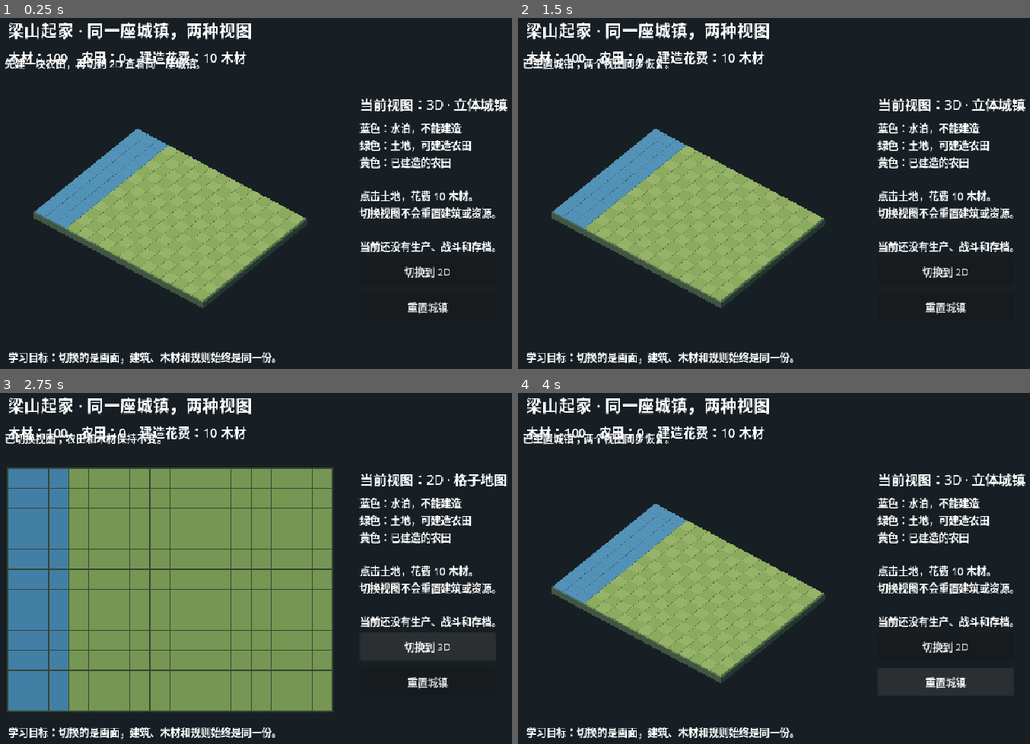
Above: before the commit, frames 1-4 (two rows, left to right).
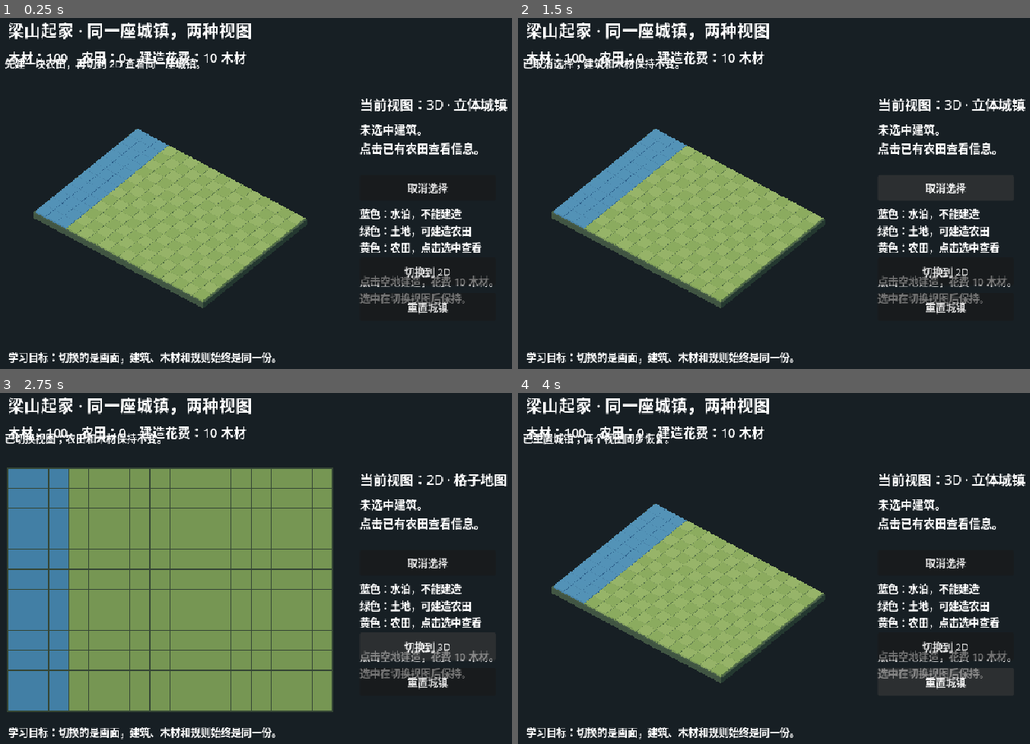
Above: after the commit, the same moments.

Repository: enotx/suiko
Game: Godot game, scene res://scenes/main/main.tscn
The game is run twice, just before and just after one commit, with the same random seed, the same clock (stepped at 60 frames per second) and the same inputs.
Inputs (mouse positions are in pixels of both pictures, inside the frame that each line leads up to):
- Up to frame 1 (0.25 s): no input
- Up to frame 2 (1.5 s): click "重置城镇" at 0.5 s; click (948, 186) at 1.25 s, where only the run after the commit has a clickable "取消选择"
- Up to frame 3 (2.75 s): click "切换到 2D" at 2 s
- Up to frame 4 (4 s): click "切换到 3D" at 2.75 s; click "重置城镇" at 3.5 s

The runs differ from the first frame. In frame 1, 4.2% of the frame differs, in the area x 70-97%, y 29-82%; in frame 2, 4.7%, in the area x 2-97%, y 11-82%; in frame 3, 4.2%; in frame 4, 4.2%.

Commit message:
feat(P02): select farms with shared info panel and dual-view highlight
点击已有农田改为选中并在右栏显示名称/坐标/状态，点空地建造后自动选中新农田；
新增取消选择按钮；2D 描边与 3D 悬浮高亮板共用 Main 中的格子身份，
高亮不参与射线拾取；切换视图保留选择，重置与取消均清除。
集成测试新增选择流程断言，无头检查全部通过。

Diff:
--- a/core/town_state.gd
+++ b/core/town_state.gd
@@ -6,9 +6,15 @@
 const HEIGHT: int = 12
 const BUILD_COST: int = 10
 const STARTING_WOOD: int = 100
+const INVALID_CELL: Vector2i = Vector2i(-1, -1)
+const BUILDING_NAMES: Dictionary = { "farm": "农田" }
 
 var wood: int = STARTING_WOOD
 var buildings: Dictionary = {}
+
+
+func building_name(cell: Vector2i) -> String:
+    return BUILDING_NAMES.get(buildings.get(cell, ""), "未知建筑")
 
 
 func is_inside(cell: Vector2i) -> bool:
--- a/scenes/main/main.gd
+++ b/scenes/main/main.gd
@@ -5,6 +5,7 @@
 const TownStateScript = preload("res://core/town_state.gd")
 var town: TownState = TownStateScript.new()
 var showing_3d: bool = true
+var selected_cell: Vector2i = TownState.INVALID_CELL
 
 @onready var map_area: Control = $MapArea
 @onready var map_2d = $MapArea/Map2D
@@ -16,6 +17,8 @@
 @onready var view_label: Label = $UI/ViewLabel
 @onready var reset_button: Button = $UI/ResetButton
 @onready var view_button: Button = $UI/ViewButton
+@onready var selection_label: Label = $UI/SelectionPanel
+@onready var deselect_button: Button = $UI/DeselectButton
 
 
 func _ready() -> void:
@@ -25,8 +28,10 @@
 	map_area.gui_input.connect(_on_map_input)
 	reset_button.pressed.connect(_reset_town)
 	view_button.pressed.connect(_toggle_view)
-	$UI/Instructions.text = "蓝色：水泊，不能建造\n绿色：土地，可建造农田\n黄色：已建造的农田\n\n点击土地，花费 %d 木材。\n切换视图不会重置建筑或资源。\n\n当前还没有生产、战斗和存档。" % TownState.BUILD_COST
+	deselect_button.pressed.connect(_deselect_cell)
+	$UI/Instructions.text = "蓝色：水泊，不能建造\n绿色：土地，可建造农田\n黄色：农田，点击选中查看\n\n点击空地建造，花费 %d 木材。\n选中在切换视图后保持。" % TownState.BUILD_COST
 	_apply_view()
+	_select_cell(TownState.INVALID_CELL)
 	_refresh_ui("先建一块农田，再切到 2D 查看同一座城镇。")
 
 
@@ -38,11 +43,40 @@
 				cell = map_3d.cell_at_position(event.position)
 			else:
 				cell = map_2d.cell_at_position(event.position)
-			var message := town.try_build(cell)
+			var message: String
+			if town.buildings.has(cell):
+				message = "已选中 %s (%d, %d)。" % [town.building_name(cell), cell.x, cell.y]
+				_select_cell(cell)
+			else:
+				message = town.try_build(cell)
+				if town.buildings.has(cell):
+					# 临时交互约定：建造成功后自动选中新农田，方便立即查看信息。
+					message += " 已自动选中。"
+					_select_cell(cell)
 			map_2d.refresh()
 			map_3d.refresh()
 			_refresh_ui(message)
 			map_area.accept_event()
+
+
+func _select_cell(cell: Vector2i) -> void:
+	# 选中身份是格子坐标，不引用任何视图里的模型节点。
+	selected_cell = cell
+	map_2d.selected_cell = cell
+	map_2d.refresh()
+	map_3d.selected_cell = cell
+	map_3d.refresh()
+	if town.buildings.has(cell):
+		selection_label.text = "选中：%s\n位置：(%d, %d)\n状态：已建成，暂无工作者" % [
+			town.building_name(cell), cell.x, cell.y
+		]
+	else:
+		selection_label.text = "未选中建筑。\n点击已有农田查看信息。"
+
+
+func _deselect_cell() -> void:
+	_select_cell(TownState.INVALID_CELL)
+	_refresh_ui("已取消选择；建筑和木材保持不变。")
 
 
 func _toggle_view() -> void:
@@ -63,8 +97,8 @@
 
 func _reset_town() -> void:
 	town.reset()
-	map_2d.refresh()
-	map_3d.refresh()
+	# 重置必须清除选择，面板不能再引用已被清空的建筑格。
+	_select_cell(TownState.INVALID_CELL)
 	_refresh_ui("已重置城镇；两个视图同步恢复。")
 
 
--- a/scenes/main/main.tscn
+++ b/scenes/main/main.tscn
@@ -59,17 +59,29 @@
 
 [node name="Instructions" type="Label" parent="UI" unique_id=408713511]
 offset_left = 595.0
-offset_top = 183.0
-offset_right = 925.0
-offset_bottom = 385.0
+offset_top = 318.0
+offset_right = 930.0
+offset_bottom = 398.0
 text = "蓝色：水泊，不能建造
 绿色：土地，可建造农田
-黄色：已建造的农田
+黄色：农田，点击选中查看
 
-点击土地，花费 10 木材。
-切换视图不会重置建筑或资源。
+点击空地建造，花费 10 木材。
+选中在切换视图后保持。"
 
-当前还没有生产、战斗和存档。"
+[node name="SelectionPanel" type="Label" parent="UI"]
+offset_left = 595.0
+offset_top = 184.0
+offset_right = 930.0
+offset_bottom = 262.0
+theme_override_font_sizes/font_size = 18
+
+[node name="DeselectButton" type="Button" parent="UI"]
+offset_left = 595.0
+offset_top = 270.0
+offset_right = 810.0
+offset_bottom = 310.0
+text = "取消选择"
 
 [node name="ResetButton" type="Button" parent="UI" unique_id=817386219]
 offset_left = 595.0
--- a/scenes/town/map_view.gd
+++ b/scenes/town/map_view.gd
@@ -3,6 +3,7 @@
 
 const CELL_SIZE: int = 32
 var town: TownState
+var selected_cell: Vector2i = TownState.INVALID_CELL
 
 
 func setup(state: TownState) -> void:
@@ -38,3 +39,6 @@
                 for row in range(3):
                     var start := rect.position + Vector2(9, 10 + row * 6)
                     draw_line(start, start + Vector2(14, 0), Color("896441"), 2.0)
+    if town.buildings.has(selected_cell):
+        var highlight := Rect2(Vector2(selected_cell) * CELL_SIZE, Vector2.ONE * CELL_SIZE)
+        draw_rect(highlight.grow(-2.0), Color("ffd75e"), false, 4.0)
--- a/scenes/town/map_view_3d.gd
+++ b/scenes/town/map_view_3d.gd
@@ -6,6 +6,8 @@
 var town: TownState
 var pick_boxes: Array[Dictionary] = []
 var terrain_pick_count: int = 0
+var selected_cell: Vector2i = TownState.INVALID_CELL
+var selection_mark: MeshInstance3D
 
 @onready var terrain: Node3D = $Terrain
 @onready var farms: Node3D = $Farms
@@ -16,6 +18,7 @@
     town = state
     camera.look_at(Vector3(8.0, 0.0, 6.0))
     _create_terrain()
+    _create_selection_mark()
     refresh()
 
 
@@ -57,6 +60,29 @@
     terrain_pick_count = pick_boxes.size()
 
 
+func _create_selection_mark() -> void:
+    # 选中高亮是独立悬浮薄板：不进入 pick_boxes，不会改变点击拾取结果。
+    var mesh := BoxMesh.new()
+    mesh.size = Vector3(0.9, 0.02, 0.9)
+    selection_mark = MeshInstance3D.new()
+    selection_mark.mesh = mesh
+    var material := StandardMaterial3D.new()
+    material.albedo_color = Color(1.0, 0.84, 0.35, 0.6)
+    material.transparency = BaseMaterial3D.TRANSPARENCY_ALPHA
+    selection_mark.material_override = material
+    selection_mark.visible = false
+    add_child(selection_mark)
+
+
+func _update_selection_mark() -> void:
+    if town != null and town.buildings.has(selected_cell):
+        # 悬浮在农田屋顶上方，避免与地块或小屋穿插。
+        selection_mark.position = Vector3(selected_cell.x + 0.5, 0.6, selected_cell.y + 0.5)
+        selection_mark.visible = true
+    else:
+        selection_mark.visible = false
+
+
 func refresh() -> void:
     # 原型最多十座农田，先采用简单重建，避免引入同步缓存。
     for child in farms.get_children():
@@ -75,6 +101,7 @@
                 Vector3(0.42, 0.08, 0.065), crop, cell)
         _box(farms, origin + Vector3(0.73, 0.29, 0.68), Vector3(0.24, 0.36, 0.28), wall, cell)
         _box(farms, origin + Vector3(0.73, 0.51, 0.68), Vector3(0.32, 0.08, 0.36), roof, cell)
+    _update_selection_mark()
 
 
 func cell_at_position(local_position: Vector2) -> Vector2i:
--- a/tests/test_dual_view.gd
+++ b/tests/test_dual_view.gd
@@ -71,45 +71,75 @@
 
     await click_map(Vector2i(5, 5))
     check(main.town.wood == 90 and main.town.buildings.size() == 1, "3D click builds exactly once")
+    check(main.selected_cell == Vector2i(5, 5), "Building auto-selects the new farm")
+    check(main.selection_label.text.contains("农田") and main.selection_label.text.contains("(5, 5)"),
+        "Selection panel shows name and cell")
+    check(main.map_2d.selected_cell == Vector2i(5, 5), "2D view shares the selection")
+    check(main.map_3d.selection_mark.visible, "3D selection mark visible")
     # 小屋顶面也必须指向该农田，而不是它后面的地块。
     var roof_point: Vector2 = main.map_3d.camera.unproject_position(Vector3(5.73, 0.55, 5.68))
     check(main.map_3d.cell_at_position(roof_point) == Vector2i(5, 5), "Pick visible roof")
+    # 选中高亮板不能截获射线：点高亮板边缘视觉区域，仍要拾取到下方农田。
+    var mark_point: Vector2 = main.map_3d.camera.unproject_position(Vector3(5.9, 0.61, 5.9))
+    check(main.map_3d.cell_at_position(mark_point) == Vector2i(5, 5), "Selection mark must not break picking")
     await click_at(main.map_area.global_position + roof_point)
     check(main.town.wood == 90, "Duplicate 3D build must not charge")
+    check(main.selected_cell == Vector2i(5, 5), "Roof click keeps selection on the farm")
     await click_map(Vector2i(1, 5))
     await click_at(main.map_area.global_position + Vector2(2, 2))
     check(main.town.wood == 90, "Water and background must not charge")
+    check(main.selected_cell == Vector2i(5, 5), "Water and background clicks keep selection")
 
     await switch_view()
     check(not main.showing_3d and main.map_2d.visible and not main.world_image.visible, "Switch to 2D")
     check(main.world_viewport.render_target_update_mode == SubViewport.UPDATE_DISABLED, "Hidden 3D stops rendering")
     check(main.town.wood == 90 and main.town.buildings.has(Vector2i(5, 5)), "Switch preserves state")
+    check(main.map_2d.selected_cell == Vector2i(5, 5) and main.map_3d.selected_cell == Vector2i(5, 5),
+        "View switch keeps the shared selection")
     await click_map(Vector2i(5, 5))
+    check(main.selected_cell == Vector2i(5, 5), "2D click on farm selects it")
     await click_map(Vector2i(0, 0))
-    check(main.town.wood == 90, "2D duplicate and water must not charge")
+    check(main.selected_cell == Vector2i(5, 5), "Water click keeps selection")
     await click_map(Vector2i(8, 7))
     check(main.town.wood == 80 and main.town.buildings.size() == 2, "2D click builds exactly once")
+    check(main.selected_cell == Vector2i(8, 7), "2D build auto-selects the new farm")
     await switch_view()
     check(main.showing_3d and main.map_3d.farms.get_child_count() == 12, "3D reflects both farms")
+    check(main.map_3d.selection_mark.position == Vector3(8.5, 0.6, 7.5), "3D mark follows selection")
     check(main.resources_label.text.contains("80"), "Shared HUD reflects resources")
 
     for i in range(8):
         await click_map(Vector2i(4 + i, 9))
     check(main.town.wood == 0 and main.town.buildings.size() == 10, "Spend starting wood")
+    check(main.selected_cell == Vector2i(11, 9), "Last built farm stays selected")
     await click_map(Vector2i(14, 10))
     check(main.town.wood == 0 and main.town.buildings.size() == 10, "Insufficient resources rejected")
+    check(main.selected_cell == Vector2i(11, 9), "Rejected build keeps selection")
     await switch_view()
     await click_at(main.reset_button.get_global_rect().get_center())
     check(main.town.wood == 100 and main.town.buildings.is_empty(), "Reset in 2D clears state without click-through")
+    check(main.selected_cell == TownState.INVALID_CELL, "Reset clears selection")
+    check(main.selection_label.text.contains("未选中"), "Panel shows no selection after reset")
     await switch_view()
     check(main.map_3d.farms.get_child_count() == 0, "Reset clears 3D models")
+    check(not main.map_3d.selection_mark.visible, "3D mark hidden after reset")
     await click_map(Vector2i(7, 4))
+    check(main.selected_cell == Vector2i(7, 4), "3D build selects the farm")
     await click_at(main.reset_button.get_global_rect().get_center())
     check(main.town.wood == 100 and main.town.buildings.is_empty(), "Reset in 3D")
+    check(main.selected_cell == TownState.INVALID_CELL, "Reset in 3D clears selection")
+
+    await click_map(Vector2i(6, 3))
+    check(main.selected_cell == Vector2i(6, 3), "Farm selected for deselect test")
+    await click_at(main.deselect_button.get_global_rect().get_center())
+    check(main.selected_cell == TownState.INVALID_CELL, "Deselect button clears selection")
+    check(main.selection_label.text.contains("未选中"), "Panel cleared by deselect")
+    check(not main.map_3d.selection_mark.visible, "3D mark hidden after deselect")
 
     if "--capture" in OS.get_cmdline_user_args():
         for cell: Vector2i in [Vector2i(4, 4), Vector2i(5, 4), Vector2i(6, 5), Vector2i(10, 7)]:
             await click_map(cell)
+        await click_map(Vector2i(5, 4))
         DirAccess.make_dir_recursive_absolute("res://build/verification")
         await RenderingServer.frame_post_draw
         root.get_texture().get_image().save_png("res://build/verification/dual-view-3d.png")
@@ -118,7 +148,7 @@
         root.get_texture().get_image().save_png("res://build/verification/dual-view-2d.png")
 
     if failures == 0:
-        print("PASS: shared state, 192 projected cells, GUI clicks, both views, resources and resets")
+        print("PASS: shared state, 192 projected cells, GUI clicks, selection across views, resources and resets")
     else:
         print("FAIL: %d checks" % failures)
     main.queue_free()
Not shown, changed: PLAN.md
Not shown, changed: docs/STATUS.md
